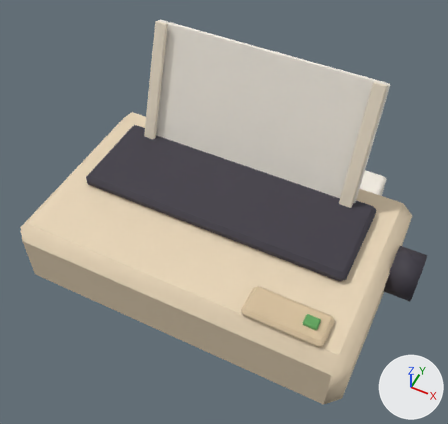
The glTF model public/models/era_dot_matrix.glb: old version first, new version second.
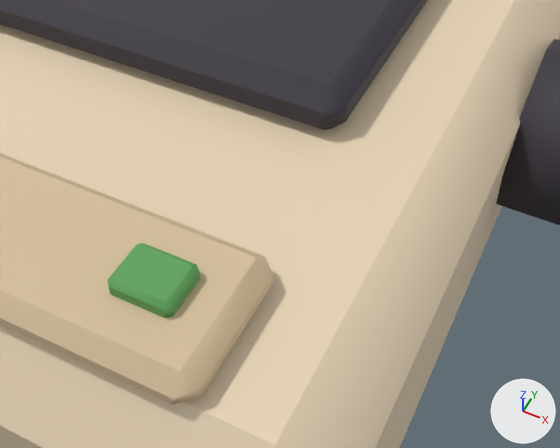
Each version appears first whole from a camera (50 mm lens) standing at (0.1747, -0.337, 0.5007) and looking at (0.0048, 0.0028, 0.076), and next in a close-up from a camera (50 mm lens) standing at (0.1716, -0.1337, 0.1807) and looking at (0.1349, -0.0602, 0.0889). The axes (+X, +Y, +Z) are drawn at lower right. The lights are the same throughout. The first two pictures are the older version. Vertices at exactly the same position are counted once.

In view in the first close-up: 'era_dot_matrix'.
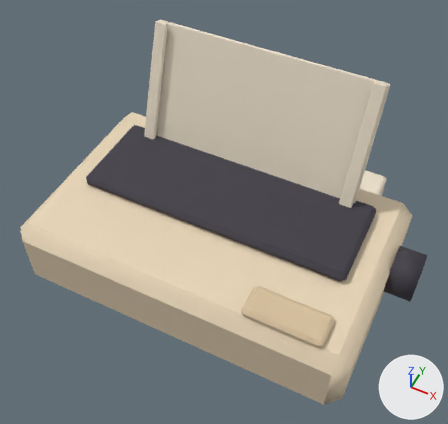
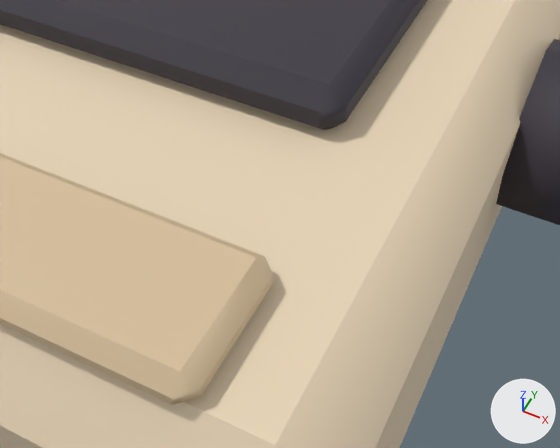
Pixel boxes [x1, y1, x2, y2] of what changed, in the close-ups (560 x 448 px):
```json
{"part": 1, "of": "me_era_dot_matrix", "change": "deleted", "before": [107, 243, 200, 318], "on screen": "green"}
```

The change, as JSON lines over the scene's bpy script:
```json
{"block": "me_era_dot_matrix", "where": "# used by ob_era_dot_matrix"}
{"op": "remove", "block": "me_era_dot_matrix", "code": "me_era_dot_matrix.from_pydata(...)  # 208 vertices, 380 faces; spans x -0.16..0.185, y -0.1..0.165, z -0.038..0.156"}
{"op": "add", "block": "me_era_dot_matrix", "code": "me_era_dot_matrix.from_pydata(...)  # 184 vertices, 336 faces; spans x -0.16..0.185, y -0.1..0.165, z -0.038..0.156"}
{"block": "me_era_dot_matrix", "change": "me_era_dot_matrix part 1: the loose piece of 24 vertices spanning x 0.114..0.126, y -0.08..-0.07, z 0.043..0.047 is deleted"}
{"op": "remove", "block": "me_era_dot_matrix", "code": "me_era_dot_matrix.materials.append(mat_pal_leaf)  # green #5ea35a"}
{"op": "remove", "block": "me_era_dot_matrix", "code": "me_era_dot_matrix.materials.append(mat_pal_paper_sheet)  # white #f7f1e6"}
```
